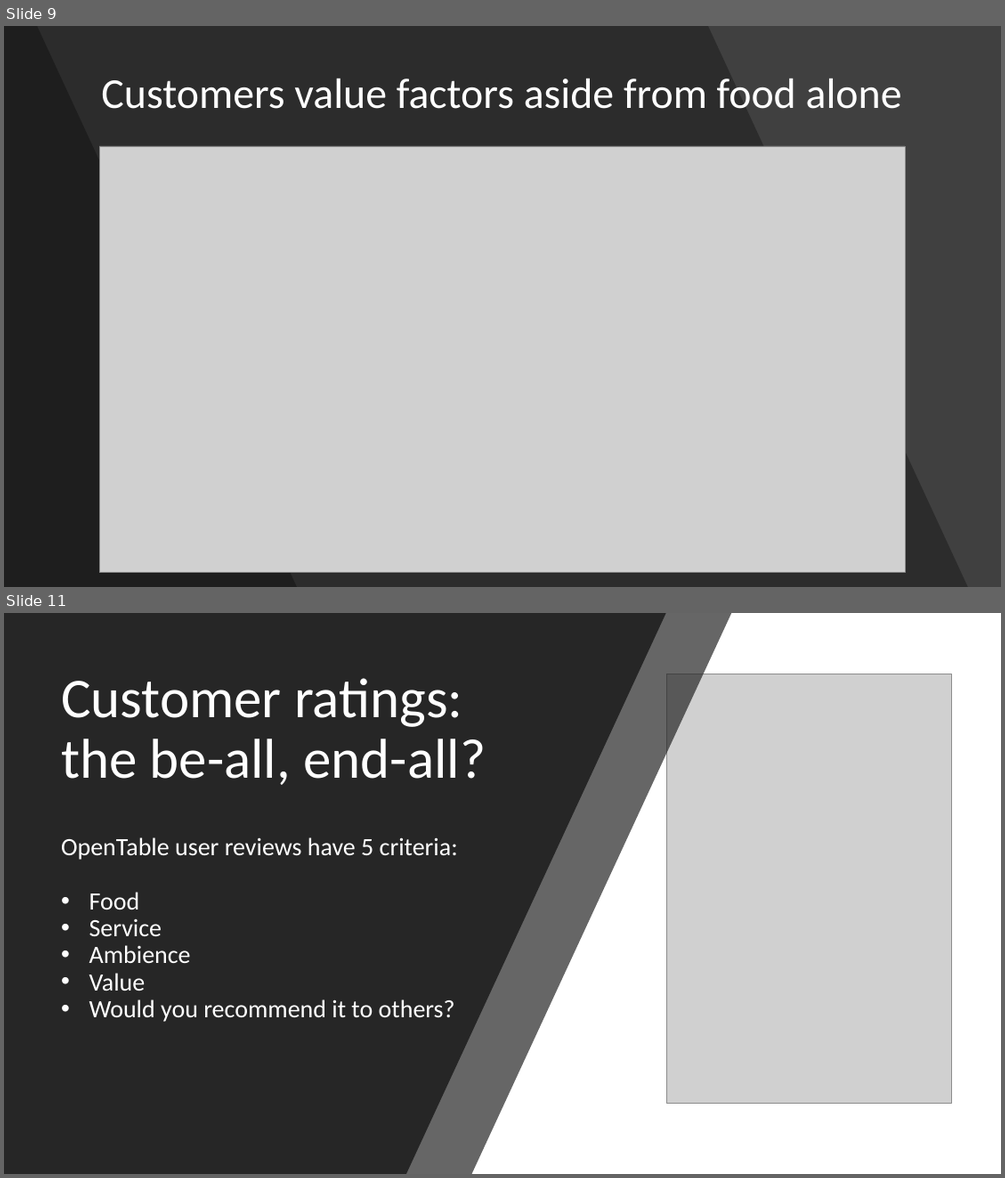
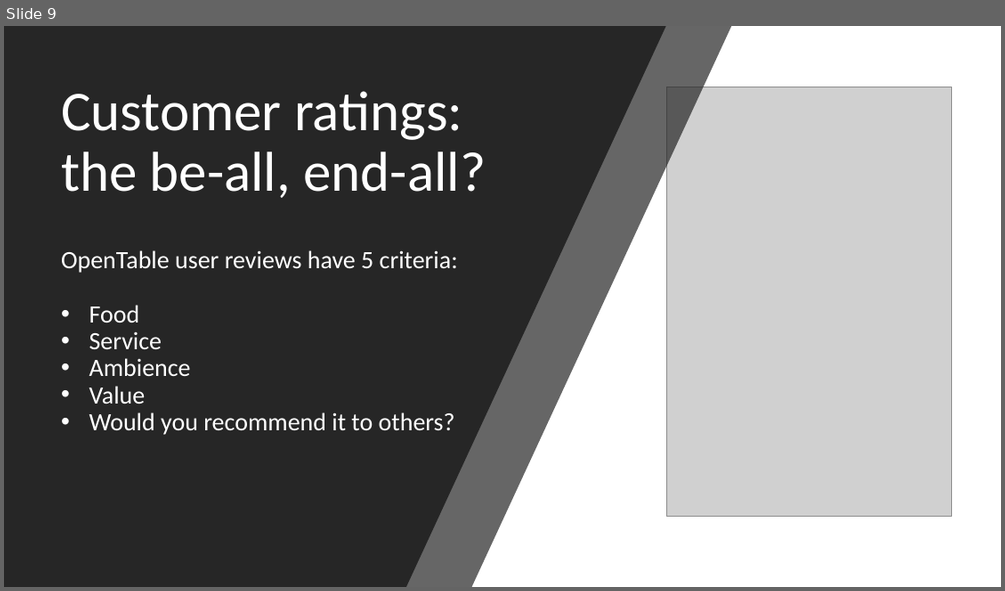
Before and after one commit to faymatt99/opentable_scraping_analysis, a slide deck: opentable_analysis_presentation.pptx. Shown one above the other, each under a label of ours: slides 9 and 11 before the commit, slide 9 after it; the slides between them are not shown. The pictures are 1005x1178 and 1005x591 pixels, drawn with LibreOffice and Linux fonts; fonts in the diff are those of the drawing; grey boxes stand for pictures. Boxes give left, top, right and bottom in pixels: in the first picture for what was removed or moved away, otherwise in the second. Text is boxed around its words. In the diff, an @@ line names an element or a change of style, - is before the commit and + after.

```diff
--- a/opentable_analysis_presentation.pptx
+++ b/opentable_analysis_presentation.pptx
@@ slide 9 removed at [4, 26, 1001, 587], background #404040 @@
@@ freeform shape removed at [4, 26, 968, 587] @@
@@ freeform shape removed at [4, 26, 297, 587] @@
@@ title removed at [101, 78, 902, 109] @@
-Customers value factors aside from food alone
@@ picture removed at [100, 146, 905, 572] @@
@@ what was slide 11 is now slide 9 @@
```
Also in this commit, not shown: 2 slides changed, 1 other slide removed.
